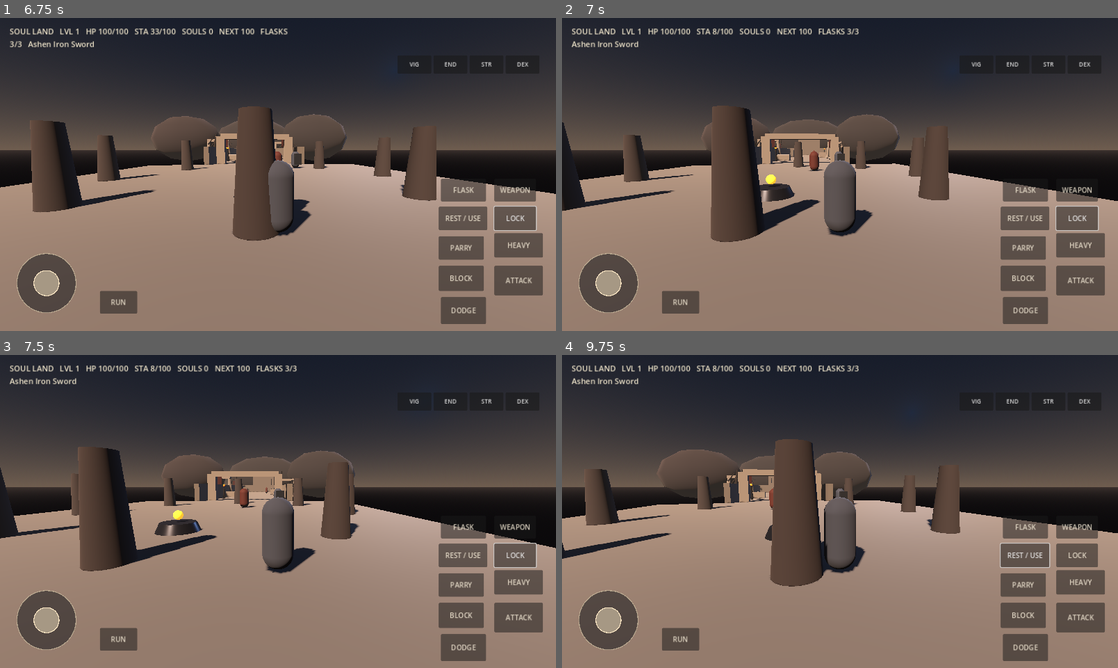
Above: before the commit, frames 1-4 (two rows, left to right).
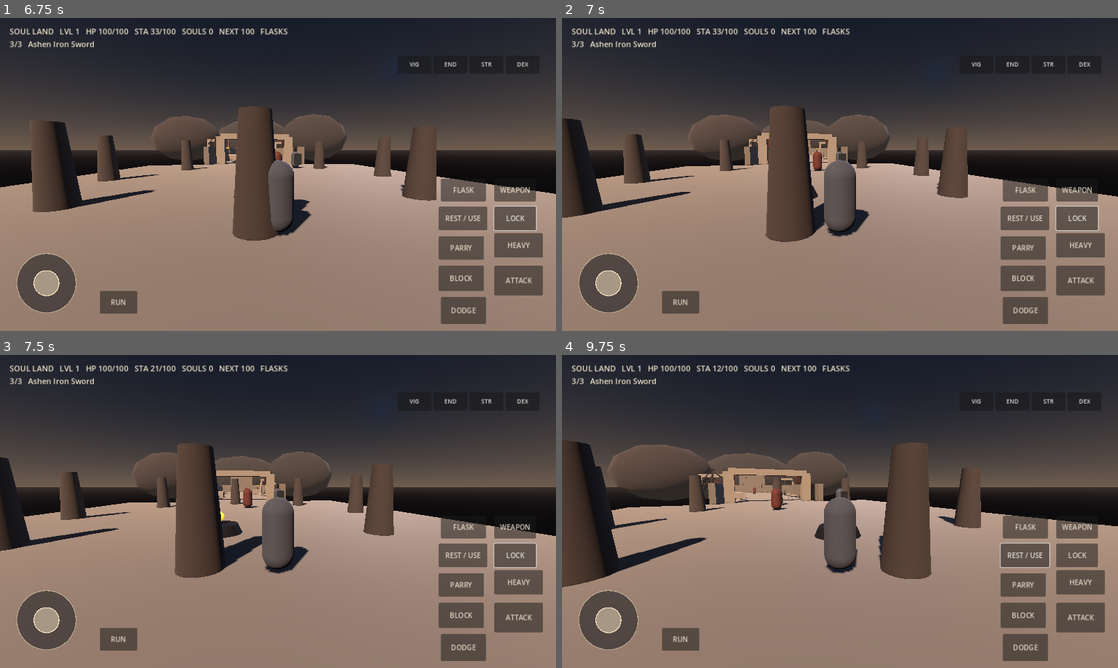
Above: after the commit, the same moments.

Repository: codingscenes2-cyber/SoulLans
Game: Godot game, scene res://scenes/main.tscn
Two runs of this game, one before a commit and one after it. Both use one fixed random seed, a clock stepped at 60 frames per second and the inputs below.
Inputs (mouse positions are in pixels of both pictures, inside the frame that each line leads up to):
- Up to frame 1 (6.75 s): drag from (44, 284) to (333, 105) at 0.52 s; drag from (166, 190) to (250, 237) at 1.27 s; click "ATTACK" at 2 s; click "HEAVY" at 2.75 s; click "BLOCK" at 3.5 s; click "PARRY" at 4.25 s; click "DODGE" at 5 s; click "LOCK" at 5.75 s; move the mouse to (333, 105) at 6.52 s; hold D (move_right) from 6.53 s (still down); click (333, 105) at 6.6 s
- Up to frame 2 (7 s): keep holding D (move_right); tap Space (dodge) at 6.8 s
- Up to frame 3 (7.5 s): release D (move_right) at 7.25 s; drag from (250, 574) to (111, 464) at 7.27 s
- Up to frame 4 (9.75 s): click "REST / USE" at 8 s; move the mouse to (1006, 558) at 8.77 s; hold A (move_left) 8.78-9.5 s; tap Space (dodge) at 8.85 s; drag from (673, 464) to (756, 433) at 9.52 s

Frame 1 is identical in both runs. In frame 2, 10% of the frame differs, in the area x 0-100%, y 3-72%; in frame 3, 12%; in frame 4, 15%, in the area x 0-100%, y 3-75%.

Commit message:
Allow dodge cancels only during weapon recovery

Diff:
--- a/scripts/player_controller.gd
+++ b/scripts/player_controller.gd
@@ -171,8 +171,14 @@
     _update_camera()
 
 func perform_dodge() -> void:
+    # Recovery is cancellable; wind-up and active strike are committed.
     if stamina < 25.0 or dodge_timer > 0.0 or is_blocking:
         return
+    if attack_windup > 0.0 or attack_active_timer > 0.0:
+        return
+    if attack_cooldown > 0.0:
+        attack_cooldown = 0.0
+        attack_movement_multiplier = 1.0
     stamina -= 25.0
     stamina_regen_timer = stamina_regen_delay
     var input_vector := Input.get_vector("move_left", "move_right", "move_forward", "move_back")
